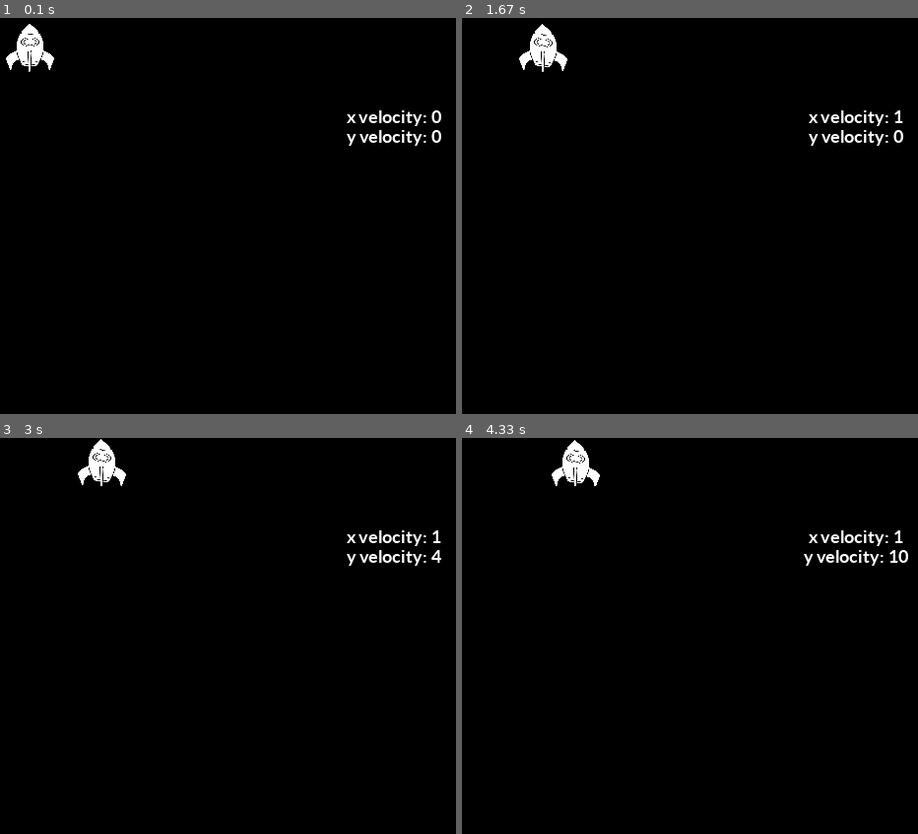
Above: before the commit, frames 1-4 (two rows, left to right).
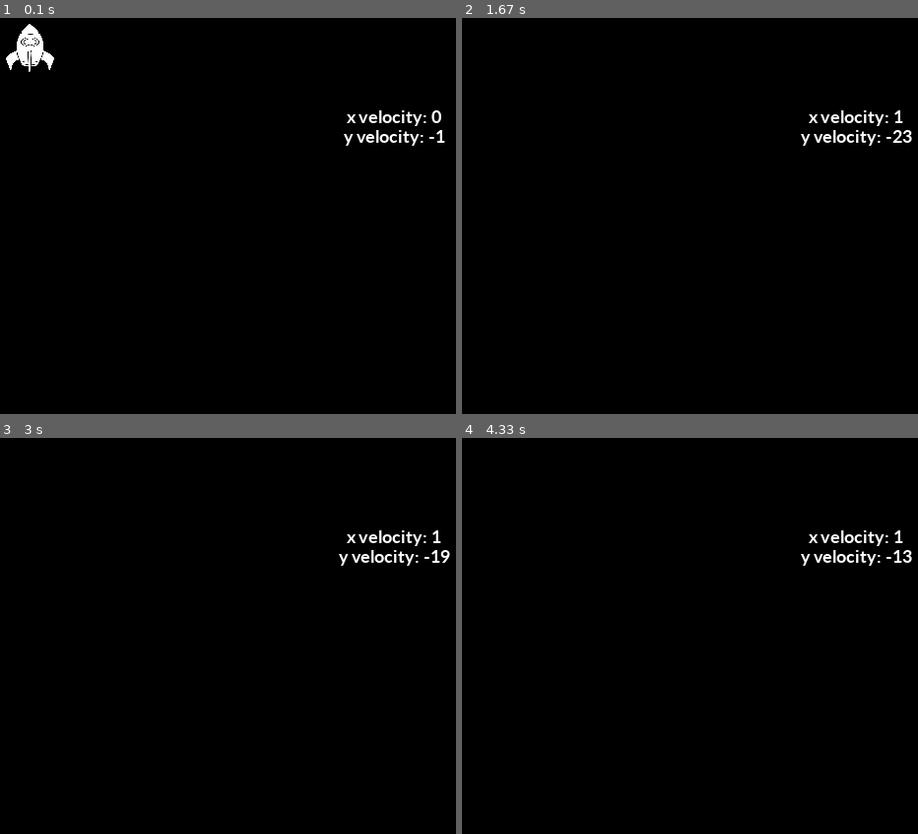
Above: after the commit, the same moments.

Repository: Nat1405/pythonic-pygames
Game: pygame game, started from lander.py
Two runs of this game, one before a commit and one after it. Both use one fixed random seed, a clock stepped at 60 frames per second and the inputs below. The source is Python 2; it was converted automatically to run under Python 3.
Inputs:
- Up to frame 1 (0.1 s): no input
- Up to frame 2 (1.67 s): hold Right 0.33-0.8 s; hold Right 0.83-1.3 s; tap 2 at 0.98 s; hold Left from 1.33 s (still down)
- Up to frame 3 (3 s): release Left at 1.87 s; hold Down 1.9-2.2 s; tap 1 at 2.05 s; hold Left 2.23-2.63 s; tap 2 at 2.38 s; hold Right from 2.67 s (still down)
- Up to frame 4 (4.33 s): release Right at 3.3 s; hold Down 3.33-3.7 s; tap 1 at 3.48 s; hold Left 3.73-4.2 s; tap 2 at 3.88 s; hold Right from 4.23 s (still down)

The runs differ from the first frame. In frame 1, 0.4% of the frame differs, in the area x 75-98%, y 28-33%; in frame 2, 1.0%; in frame 3, 1.0%; in frame 4, 1.1%, in the area x 19-99%, y 0-33%.

Commit message:
Minor updates

Diff:
--- a/mymodule.py
+++ b/mymodule.py
@@ -58,8 +58,8 @@
 
         if engine_firing_flag:
             self.y_velocity += self.y_acceleration + self.engine_acceleration
-        #else:
-            #self.y_velocity += self.y_acceleration
+        else:
+            self.y_velocity += self.y_acceleration
 
     # Call these methods to speed up or slow down the object
     def accelerate_x(self):
Not shown, changed: mymodule.pyc
